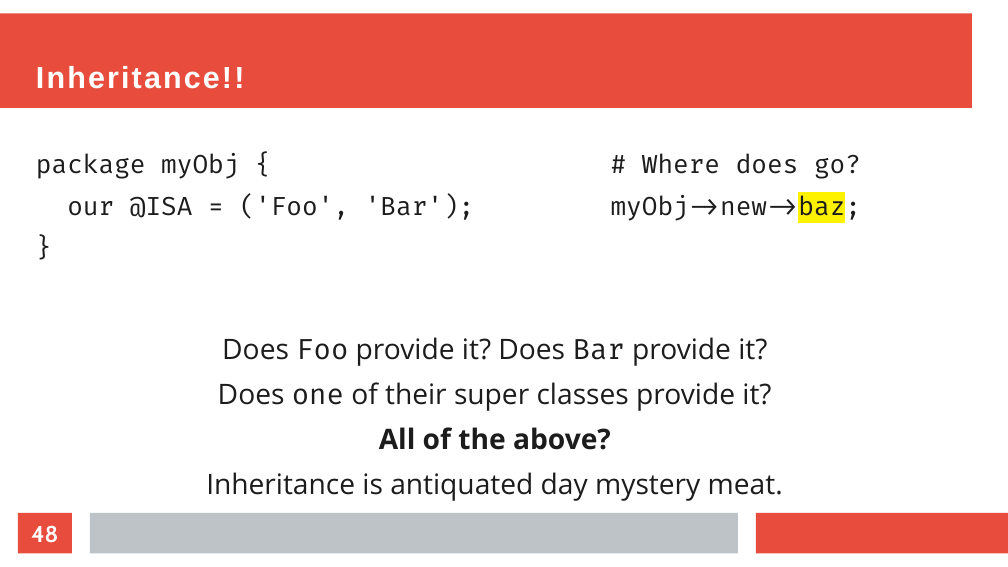
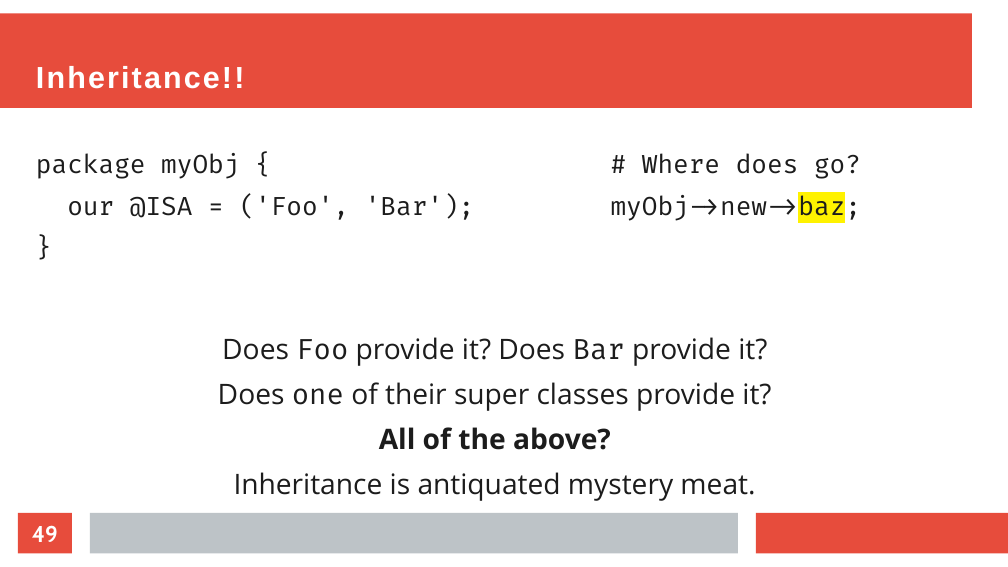
Before and after one commit to EvanCarroll/tech-presentations, a slide deck: slide 49 of perl/objects.odp (slide 48 before the commit). Drawn at 1008x567 pixels with LibreOffice and Linux fonts; fonts in the diff are those of the drawing. Boxes give left, top, right and bottom in pixels: in the first picture for what was removed or moved away, otherwise in the second. Text is boxed around its words. In the diff, an @@ line names an element or a change of style, - is before the commit and + after.

```diff
--- a/perl/objects.odp
+++ b/perl/objects.odp
@@ text at <box>234,472,755,501</box>: text changed @@
-Inheritance is antiquated day mystery meat.
+Inheritance is antiquated mystery meat.
@@ page number at <box>32,525,58,542</box>: text changed @@
-48
+49
```
Also in this commit, not shown: 15 other slides changed, 1 slide added.
